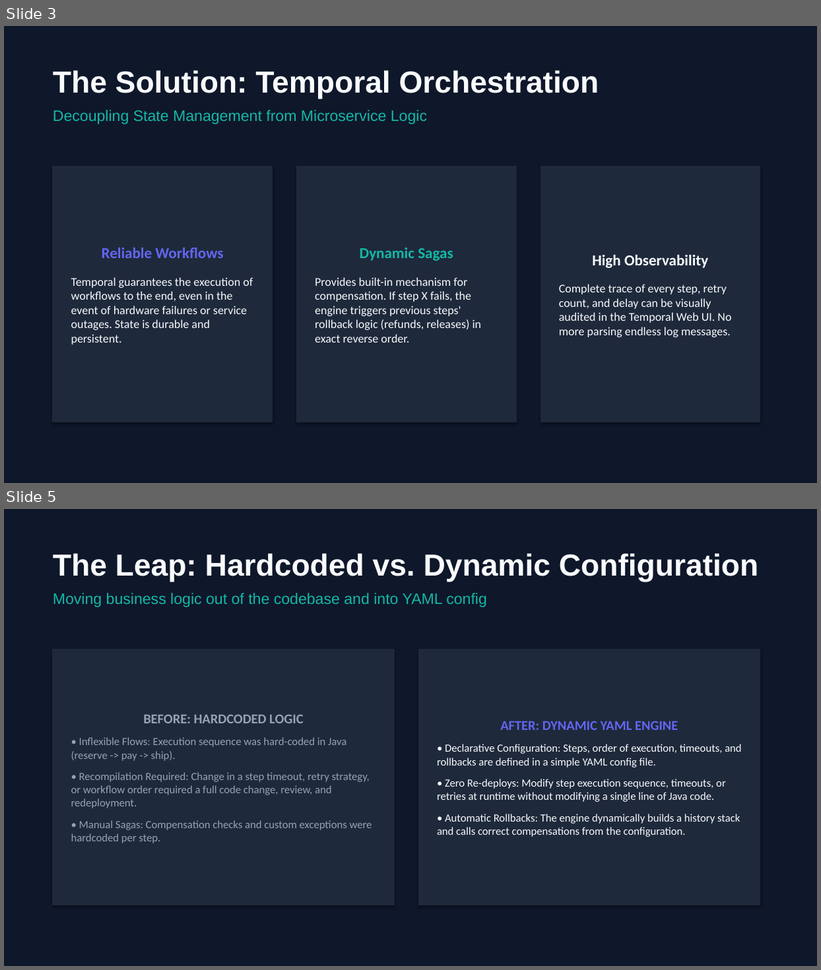
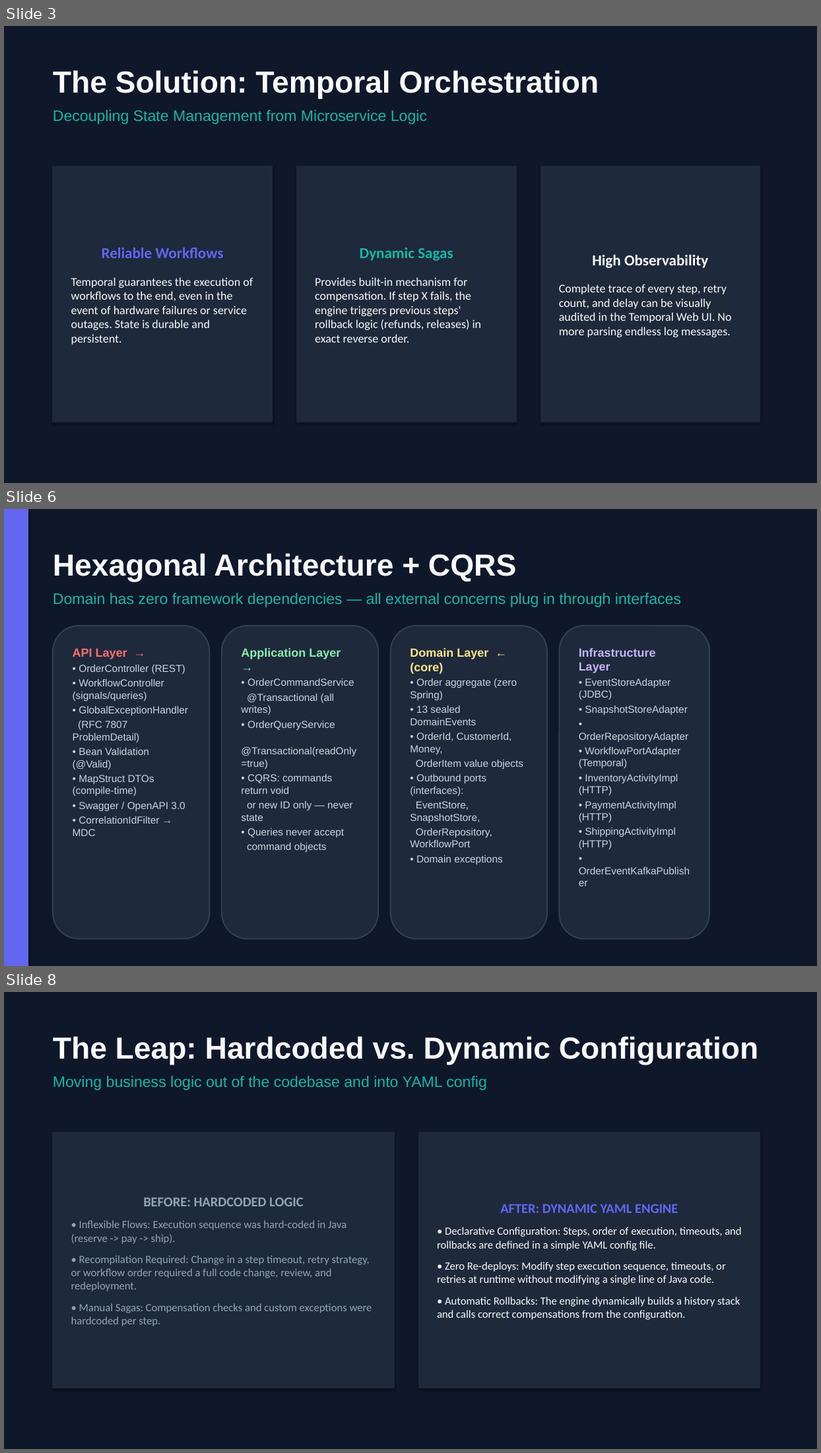
Before and after one commit to Ashutoshkumartarento/order-management-system-temporal, a slide deck: docs/diagrams/PPT/order_management_system_presentation.pptx. Shown one above the other, each under a label of ours: slides 3 and 5 before the commit, slides 3, 6 and 8 after it; the slides between them are not shown. The pictures are 821x970 and 821x1453 pixels, drawn with LibreOffice and Linux fonts; fonts in the diff are those of the drawing. Boxes give left, top, right and bottom in pixels: in the first picture for what was removed or moved away, otherwise in the second. Text is boxed around its words. In the diff, an @@ line names an element or a change of style, - is before the commit and + after.

```diff
--- a/docs/diagrams/PPT/order_management_system_presentation.pptx
+++ b/docs/diagrams/PPT/order_management_system_presentation.pptx
@@ slide 6 added at (4, 509, 817, 966), background #0F172A @@
@@ rectangle added at (4, 509, 28, 966), fill #6366F1, outline #6366F1 0.75 pt @@
@@ text added at (53, 553, 681, 607), 18 pt, text #14B8A6 @@
+Hexagonal Architecture + CQRS
+Domain has zero framework dependencies — all external concerns plug in through interfaces
@@ rounded rectangle added at (53, 626, 209, 939), fill #1E293B, outline #334155 1.5 pt, 12 pt, text #CBD5E1 @@
+API Layer →
+• OrderController (REST)
+• WorkflowController (signals/queries)
+• GlobalExceptionHandler
+(RFC 7807 ProblemDetail)
+• Bean Validation (@Valid)
+• MapStruct DTOs (compile-time)
+• Swagger / OpenAPI 3.0
+• CorrelationIdFilter → MDC
@@ rounded rectangle added at (222, 626, 378, 939), fill #1E293B, outline #334155 1.5 pt, 12 pt, text #CBD5E1 @@
+Application Layer →
+• OrderCommandService
+@Transactional (all writes)
+• OrderQueryService
+@Transactional(readOnly=true)
+• CQRS: commands return void
+or new ID only — never state
+• Queries never accept
+command objects
@@ rounded rectangle added at (391, 626, 547, 939), fill #1E293B, outline #334155 1.5 pt, 12 pt, text #CBD5E1 @@
+Domain Layer ← (core)
+• Order aggregate (zero Spring)
+• 13 sealed DomainEvents
+• OrderId, CustomerId, Money,
+OrderItem value objects
+• Outbound ports (interfaces):
+EventStore, SnapshotStore,
+OrderRepository, WorkflowPort
+• Domain exceptions
@@ rounded rectangle added at (560, 626, 710, 939), fill #1E293B, outline #334155 1.5 pt, 12 pt, text #CBD5E1 @@
+Infrastructure Layer
+• EventStoreAdapter (JDBC)
+• SnapshotStoreAdapter
+• OrderRepositoryAdapter
+• WorkflowPortAdapter (Temporal)
+• InventoryActivityImpl (HTTP)
+• PaymentActivityImpl (HTTP)
+• ShippingActivityImpl (HTTP)
+• OrderEventKafkaPublisher
@@ what was slide 5 is now slide 8 @@
```
Also in this commit, not shown: 1 slide changed, 2 other slides added, 1 other file.
